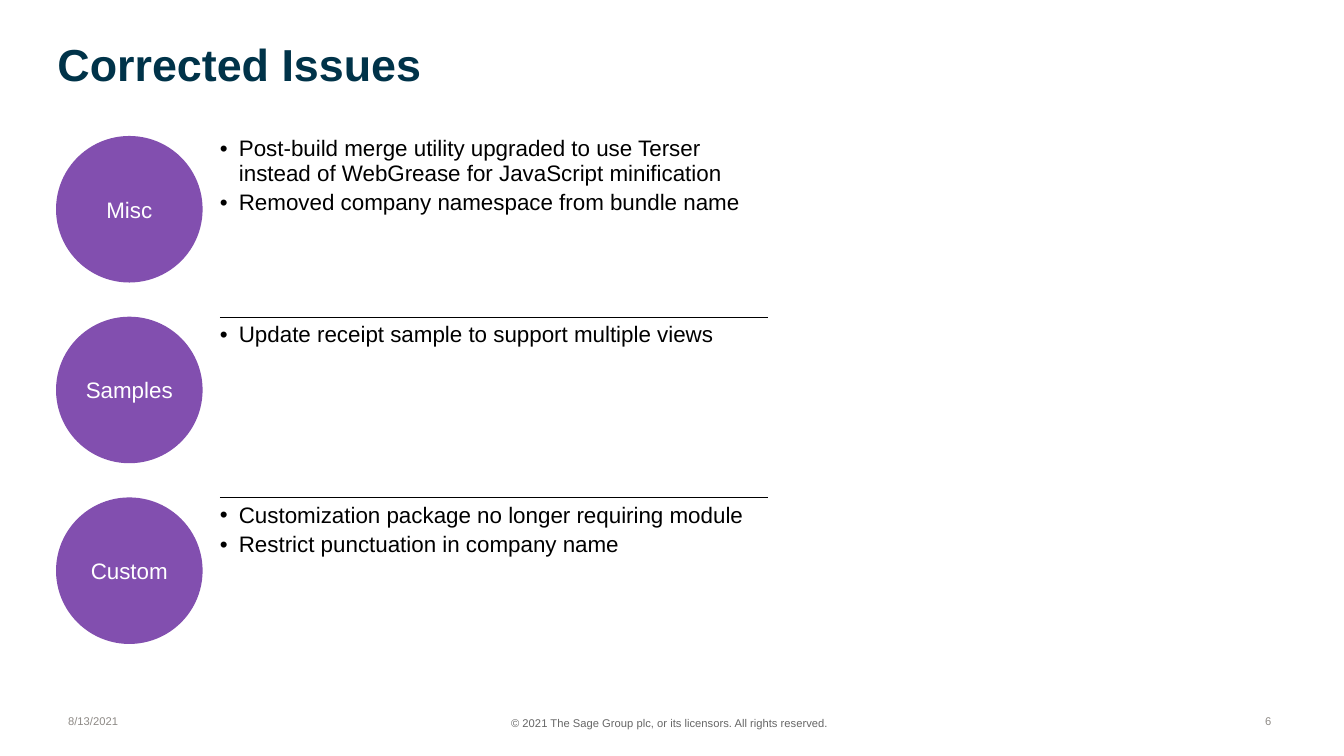
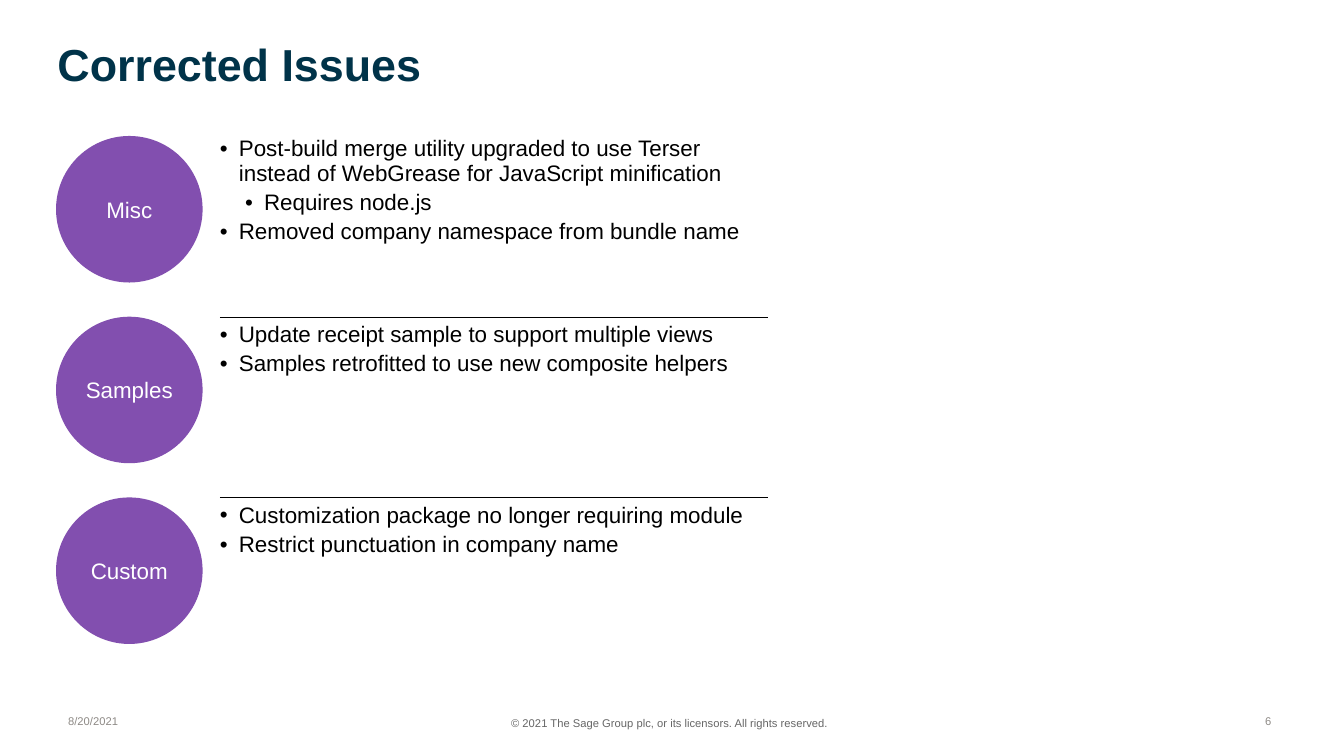
Before and after one commit to SageNADev/Sage300-SDK, a slide deck: slide 6 of docs/presentations/Sage300SDK_2022_0WebSDKOverview.pptx. Drawn at 1344x756 pixels with LibreOffice and Linux fonts; fonts in the diff are those of the drawing; background and template pictures are left out. Boxes give left, top, right and bottom in pixels: in the first picture for what was removed or moved away, otherwise in the second. Text is boxed around its words. In the diff, an @@ line names an element or a change of style, - is before the commit and + after.

```diff
--- a/docs/presentations/Sage300SDK_2022_0WebSDKOverview.pptx
+++ b/docs/presentations/Sage300SDK_2022_0WebSDKOverview.pptx
@@ table at [220,132,768,679] @@
-row 1, column 1: Post-build merge utility upgraded to use Terser instead of WebGrease for JavaScript minification / Removed company namespace from bundle name
+row 1, column 1: Post-build merge utility upgraded to use Terser instead of WebGrease for JavaScript minification / Requires node.js / Removed company namespace from bundle name
-row 2, column 1: Update receipt sample to support multiple views
+row 2, column 1: Update receipt sample to support multiple views / Samples retrofitted to use new composite helpers
@@ text at [68,717,118,725]: text changed @@
-8/13/2021
+8/20/2021
```
Also in this commit, not shown: 22 other slides changed, 5 other files.
